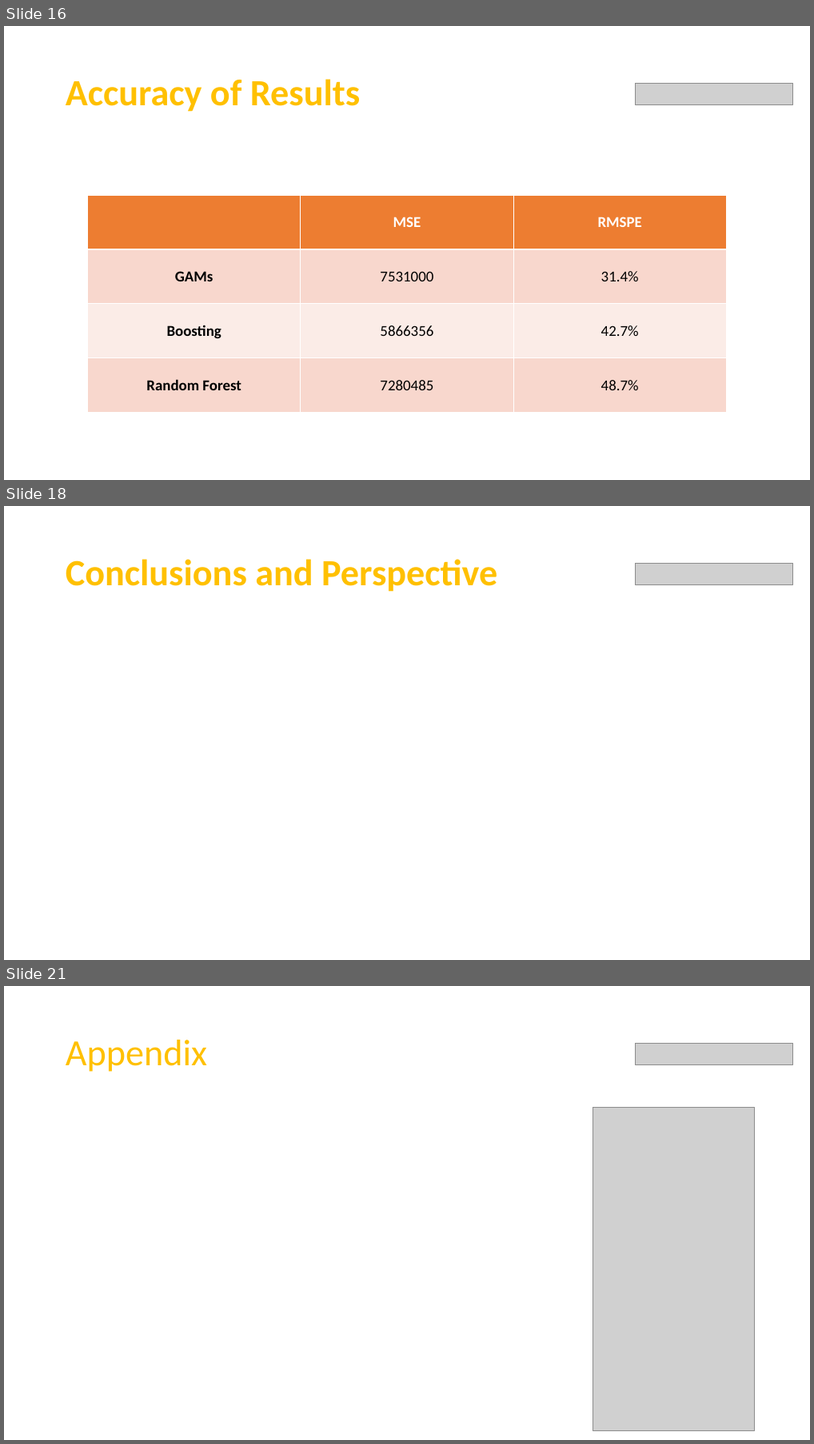
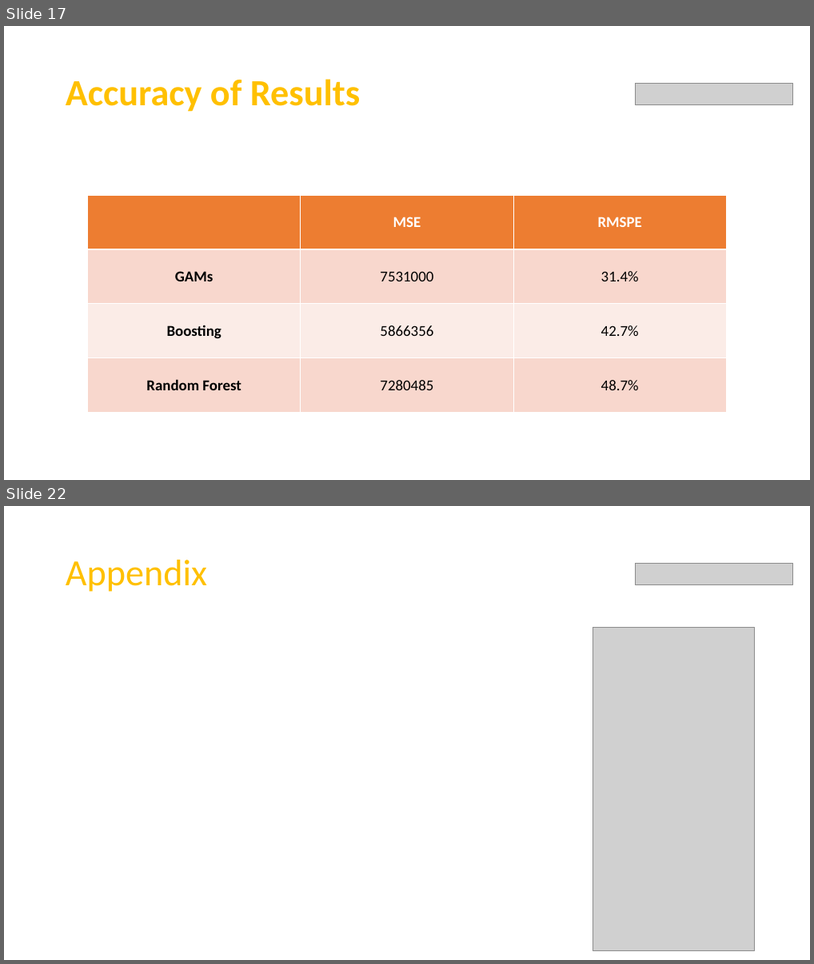
Before and after one commit to Team7-MSBA/Machine-Learning-Final-Project, a slide deck: FinalPresentation.pptx. Shown one above the other, each under a label of ours: slides 16, 18 and 21 before the commit, slides 17 and 22 after it; the slides between them are not shown. The pictures are 814x1444 and 814x964 pixels, drawn with LibreOffice and Linux fonts; fonts in the diff are those of the drawing; grey boxes stand for pictures. Boxes give left, top, right and bottom in pixels: in the first picture for what was removed or moved away, otherwise in the second. Text is boxed around its words. In the diff, an @@ line names an element or a change of style, - is before the commit and + after.

```diff
--- a/FinalPresentation.pptx
+++ b/FinalPresentation.pptx
@@ slide 18 removed at bbox=[4, 506, 810, 960], background #000000 @@
@@ rectangle removed at bbox=[4, 506, 810, 618] @@
@@ title removed at bbox=[66, 559, 498, 592] @@
-Conclusions and Perspective
@@ picture removed at bbox=[635, 564, 794, 585] @@
@@ rectangle removed at bbox=[4, 618, 810, 960] @@
@@ what was slide 16 is now slide 17 @@
@@ what was slide 21 is now slide 22 @@
```
Also in this commit, not shown: 3 slides changed, 2 slides added.
